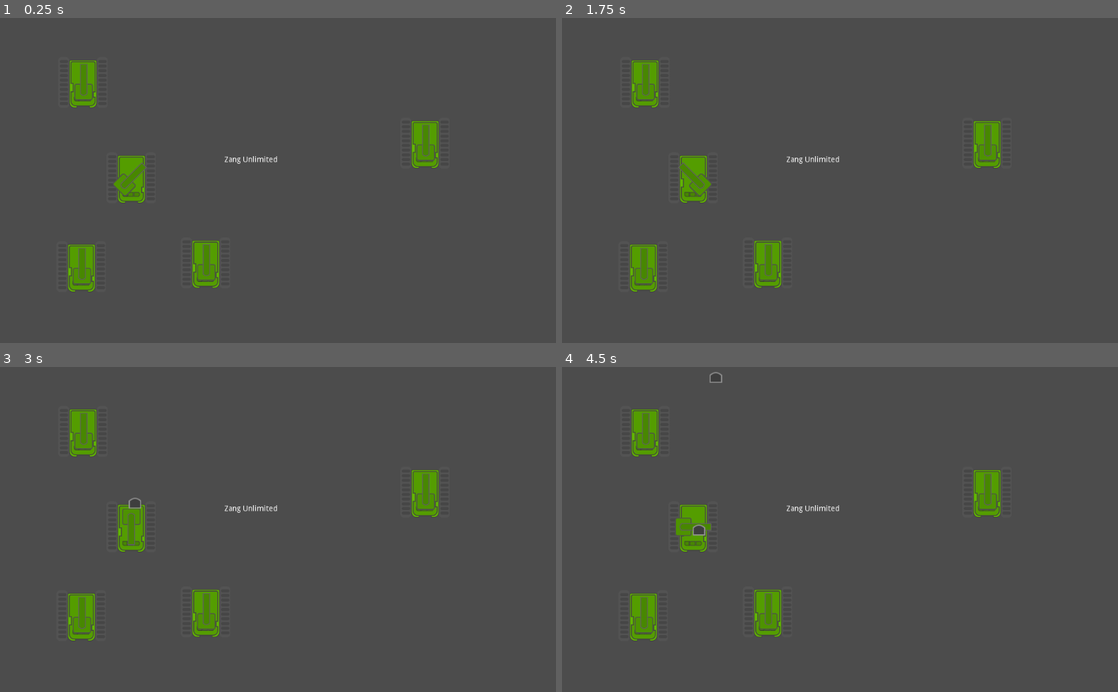
Above: before the commit, frames 1-4 (two rows, left to right).
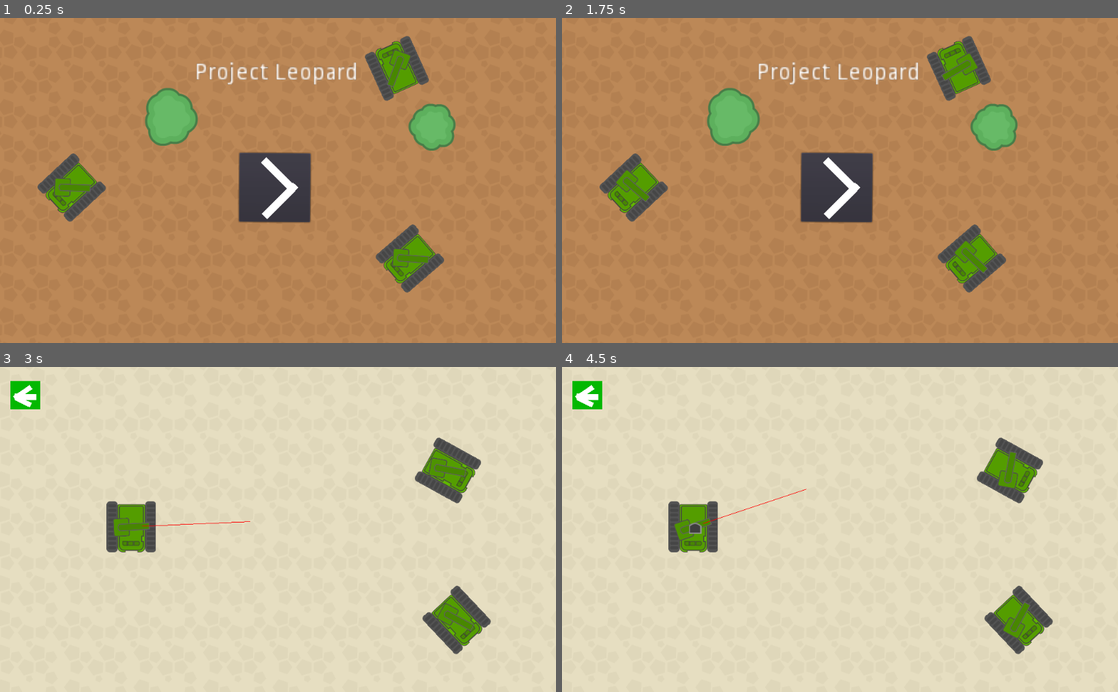
Above: after the commit, the same moments.

Repository: Moarales/GodotProjectMiniLeopard
Game: Godot game, scene res://Menu.tscn
Two runs of this game, one before a commit and one after it. Both use one fixed random seed, a clock stepped at 60 frames per second and the inputs below. Before the commit the project starts from res://MainScene.tscn.
Inputs (mouse positions are in pixels of both pictures, inside the frame that each line leads up to):
- Up to frame 1 (0.25 s): no input
- Up to frame 2 (1.75 s): click (840, 190) at 0.52 s; click (589, 47) at 1.27 s
- Up to frame 3 (3 s): click (272, 536) at 2.02 s; move the mouse to (400, 513) at 2.77 s
- Up to frame 4 (4.5 s): move the mouse to (728, 545) at 3.52 s; move the mouse to (895, 458) at 4.27 s

The runs differ from the first frame. In frame 1, 96% of the frame differs, in the area x 0-100%, y 0-100%; in frame 2, 96%; in frame 3, 98%; in frame 4, 98%.

Commit message:
didn't add all items to last commit

Diff:
--- /dev/null
+++ b/BackButton.gd
@@ -0,0 +1,6 @@
+extends MenuButton
+
+
+
+func _on_MenuButton_pressed():
+	get_tree().change_scene("res://Menu.tscn")
--- a/Bullet.gd
+++ b/Bullet.gd
@@ -5,4 +5,4 @@
 	Input.get_gyroscope()
 	var gyroVector = Input.get_gyroscope()
 	var direction =  Vector2(gyroVector.y,gyroVector.x);
-	add_force(direction,direction*10)
+	add_force(direction,direction*50)
--- a/Bullet.tscn
+++ b/Bullet.tscn
@@ -6,6 +6,7 @@
 [sub_resource type="RectangleShape2D" id=1]
 
 [node name="Bullet" type="RigidBody2D"]
+mass = 2.0
 script = ExtResource( 2 )
 
 [node name="CollisionShape2D" type="CollisionShape2D" parent="."]
--- /dev/null
+++ b/EnemyTank.tscn
@@ -0,0 +1,32 @@
+[gd_scene load_steps=6 format=2]
+
+[ext_resource path="res://Tank/GunTurret.png" type="Texture" id=1]
+[ext_resource path="res://Tank/Tank.png" type="Texture" id=2]
+[ext_resource path="res://EnemyTank.gd" type="Script" id=3]
+[ext_resource path="res://TowerAnim.gd" type="Script" id=4]
+
+[sub_resource type="RectangleShape2D" id=1]
+extents = Vector2( 93, 95 )
+
+[node name="EnemyTank4" type="Sprite"]
+position = Vector2( 293, 215 )
+scale = Vector2( 0.5, 0.5 )
+texture = ExtResource( 2 )
+
+[node name="Sprite2" type="Sprite" parent="."]
+position = Vector2( 2, -2 )
+texture = ExtResource( 1 )
+script = ExtResource( 4 )
+
+[node name="TipGun" type="Node2D" parent="Sprite2"]
+position = Vector2( 0, -40 )
+
+[node name="BaseGun" type="Node2D" parent="Sprite2"]
+position = Vector2( 0, 30 )
+
+[node name="Area2D" type="Area2D" parent="."]
+script = ExtResource( 3 )
+
+[node name="CollisionShape2D" type="CollisionShape2D" parent="Area2D"]
+position = Vector2( 1, -1 )
+shape = SubResource( 1 )
--- /dev/null
+++ b/Game.tscn
@@ -0,0 +1,127 @@
+[gd_scene load_steps=11 format=2]
+
+[ext_resource path="res://Tank/march.ogg" type="AudioStream" id=1]
+[ext_resource path="res://Tank/Kenney_topdownTanks/PNG/Environment/sand.png" type="Texture" id=2]
+[ext_resource path="res://Tank/GunTurret.png" type="Texture" id=3]
+[ext_resource path="res://Tank/Tank.png" type="Texture" id=4]
+[ext_resource path="res://EnemyTank.tscn" type="PackedScene" id=5]
+[ext_resource path="res://WallScript.gd" type="Script" id=6]
+[ext_resource path="res://PlayerGunTurret.gd" type="Script" id=7]
+[ext_resource path="res://BackButton.gd" type="Script" id=8]
+[ext_resource path="res://TargetIndicator.gd" type="Script" id=9]
+
+[sub_resource type="RectangleShape2D" id=2]
+extents = Vector2( 29.5, 566.046 )
+
+[node name="MainScene" type="Label"]
+margin_left = 413.0
+margin_top = 255.0
+margin_right = 511.0
+margin_bottom = 269.0
+text = "Zang Unlimited"
+
+[node name="TextureRect" type="TextureRect" parent="."]
+margin_left = -527.0
+margin_top = -341.0
+margin_right = 810.0
+margin_bottom = 466.0
+texture = ExtResource( 2 )
+stretch_mode = 2
+
+[node name="ColorRect4" type="ColorRect" parent="."]
+margin_left = -394.0
+margin_top = -229.0
+margin_right = -339.0
+margin_bottom = -177.0
+color = Color( 0.0156863, 0.72549, 0.00784314, 1 )
+
+[node name="ColorRect" type="ColorRect" parent="ColorRect4"]
+margin_left = 8.0
+margin_top = 23.0
+margin_right = 48.0
+margin_bottom = 34.0
+rect_rotation = 2.15358
+
+[node name="ColorRect3" type="ColorRect" parent="ColorRect4"]
+margin_left = 12.0
+margin_top = 27.0
+margin_right = 43.0
+margin_bottom = 36.0
+rect_rotation = 25.9882
+
+[node name="ColorRect2" type="ColorRect" parent="ColorRect4"]
+margin_left = 5.0
+margin_top = 28.0
+margin_right = 42.0
+margin_bottom = 37.0
+rect_rotation = -33.9703
+
+[node name="MenuButton" type="MenuButton" parent="ColorRect4"]
+margin_right = 55.0
+margin_bottom = 52.0
+rect_rotation = 0.392842
+script = ExtResource( 8 )
+
+[node name="PlayerTank" type="Sprite" parent="."]
+position = Vector2( -171, 40 )
+scale = Vector2( 0.5, 0.5 )
+texture = ExtResource( 4 )
+
+[node name="Sprite" type="Sprite" parent="PlayerTank"]
+rotation = 1.5708
+texture = ExtResource( 3 )
+script = ExtResource( 7 )
+
+[node name="TipGun" type="Node2D" parent="PlayerTank/Sprite"]
+position = Vector2( 0, -40 )
+rotation = 0.00796225
+script = ExtResource( 9 )
+
+[node name="BaseGun" type="Node2D" parent="PlayerTank/Sprite"]
+position = Vector2( 0, 30 )
+
+[node name="EnemyTank4" parent="." instance=ExtResource( 5 )]
+position = Vector2( 428, 212 )
+rotation = -0.754752
+
+[node name="EnemyTank5" parent="." instance=ExtResource( 5 )]
+position = Vector2( 412, -64 )
+rotation = -1.06589
+
+[node name="Walls" type="Node" parent="."]
+
+[node name="Area2D" type="Area2D" parent="Walls"]
+script = ExtResource( 6 )
+
+[node name="CollisionShape2D" type="CollisionShape2D" parent="Walls/Area2D"]
+position = Vector2( 562.904, -30.9172 )
+rotation = 1.56594
+shape = SubResource( 2 )
+
+[node name="Area2D4" type="Area2D" parent="Walls"]
+script = ExtResource( 6 )
+
+[node name="CollisionShape2D" type="CollisionShape2D" parent="Walls/Area2D4"]
+position = Vector2( 560.904, 620.083 )
+rotation = 1.56594
+shape = SubResource( 2 )
+
+[node name="Area2D3" type="Area2D" parent="Walls"]
+script = ExtResource( 6 )
+
+[node name="CollisionShape2D" type="CollisionShape2D" parent="Walls/Area2D3"]
+position = Vector2( 1057.5, 331 )
+shape = SubResource( 2 )
+
+[node name="Area2D2" type="Area2D" parent="Walls"]
+script = ExtResource( 6 )
+
+[node name="CollisionShape2D" type="CollisionShape2D" parent="Walls/Area2D2"]
+position = Vector2( -29.5, 295 )
+shape = SubResource( 2 )
+
+[node name="AudioStreamPlayer" type="AudioStreamPlayer" parent="."]
+stream = ExtResource( 1 )
+autoplay = true
+
+[connection signal="pressed" from="ColorRect4/MenuButton" to="ColorRect4/MenuButton" method="_on_MenuButton_pressed"]
--- a/MainScene.tscn
+++ /dev/null
@@ -1,155 +0,0 @@
-[gd_scene load_steps=8 format=2]
-
-[ext_resource path="res://Tank/Tank.png" type="Texture" id=1]
-[ext_resource path="res://Tank/GunTurret.png" type="Texture" id=2]
-[ext_resource path="res://PlayerGunTurret.gd" type="Script" id=3]
-[ext_resource path="res://EnemyTank.gd" type="Script" id=4]
-[ext_resource path="res://WallScript.gd" type="Script" id=5]
-
-[sub_resource type="RectangleShape2D" id=1]
-extents = Vector2( 93, 95 )
-
-[sub_resource type="RectangleShape2D" id=2]
-extents = Vector2( 29.5, 566.046 )
-
-[node name="MainScene" type="Label"]
-margin_left = 413.0
-margin_top = 255.0
-margin_right = 511.0
-margin_bottom = 269.0
-text = "Zang Unlimited"
-
-[node name="PlayerTank" type="Sprite" parent="."]
-position = Vector2( -171, 40 )
-scale = Vector2( 0.5, 0.5 )
-texture = ExtResource( 1 )
-
-[node name="Sprite" type="Sprite" parent="PlayerTank"]
-texture = ExtResource( 2 )
-script = ExtResource( 3 )
-
-[node name="TipGun" type="Node2D" parent="PlayerTank/Sprite"]
-position = Vector2( 0, -40 )
-
-[node name="BaseGun" type="Node2D" parent="PlayerTank/Sprite"]
-position = Vector2( 0, 30 )
-
-[node name="EnemyTank" type="Sprite" parent="."]
-position = Vector2( 370, -24 )
-scale = Vector2( 0.5, 0.5 )
-texture = ExtResource( 1 )
-
-[node name="Sprite2" type="Sprite" parent="EnemyTank"]
-position = Vector2( 2, -2 )
-texture = ExtResource( 2 )
-
-[node name="TipGun" type="Node2D" parent="EnemyTank/Sprite2"]
-position = Vector2( 0, -40 )
-
-[node name="BaseGun" type="Node2D" parent="EnemyTank/Sprite2"]
-position = Vector2( 0, 30 )
-
-[node name="Area2D" type="Area2D" parent="EnemyTank"]
-script = ExtResource( 4 )
-
-[node name="CollisionShape2D" type="CollisionShape2D" parent="EnemyTank/Area2D"]
-position = Vector2( 1, -1 )
-shape = SubResource( 1 )
-
-[node name="EnemyTank2" type="Sprite" parent="."]
-position = Vector2( -34, 197 )
-scale = Vector2( 0.5, 0.5 )
-texture = ExtResource( 1 )
-
-[node name="Sprite2" type="Sprite" parent="EnemyTank2"]
-position = Vector2( 2, -2 )
-texture = ExtResource( 2 )
-
-[node name="TipGun" type="Node2D" parent="EnemyTank2/Sprite2"]
-position = Vector2( 0, -40 )
-
-[node name="BaseGun" type="Node2D" parent="EnemyTank2/Sprite2"]
-position = Vector2( 0, 30 )
-
-[node name="Area2D" type="Area2D" parent="EnemyTank2"]
-script = ExtResource( 4 )
-
-[node name="CollisionShape2D" type="CollisionShape2D" parent="EnemyTank2/Area2D"]
-position = Vector2( 1, -1 )
-shape = SubResource( 1 )
-
-[node name="EnemyTank3" type="Sprite" parent="."]
-position = Vector2( -260, -136 )
-scale = Vector2( 0.5, 0.5 )
-texture = ExtResource( 1 )
-
-[node name="Sprite2" type="Sprite" parent="EnemyTank3"]
-position = Vector2( 2, -2 )
-texture = ExtResource( 2 )
-
-[node name="TipGun" type="Node2D" parent="EnemyTank3/Sprite2"]
-position = Vector2( 0, -40 )
-
-[node name="BaseGun" type="Node2D" parent="EnemyTank3/Sprite2"]
-position = Vector2( 0, 30 )
-
-[node name="Area2D" type="Area2D" parent="EnemyTank3"]
-script = ExtResource( 4 )
-
-[node name="CollisionShape2D" type="CollisionShape2D" parent="EnemyTank3/Area2D"]
-position = Vector2( 1, -1 )
-shape = SubResource( 1 )
-
-[node name="EnemyTank4" type="Sprite" parent="."]
-position = Vector2( -263, 204 )
-scale = Vector2( 0.5, 0.5 )
-texture = ExtResource( 1 )
-
-[node name="Sprite2" type="Sprite" parent="EnemyTank4"]
-position = Vector2( 2, -2 )
-texture = ExtResource( 2 )
-
-[node name="TipGun" type="Node2D" parent="EnemyTank4/Sprite2"]
-position = Vector2( 0, -40 )
-
-[node name="BaseGun" type="Node2D" parent="EnemyTank4/Sprite2"]
-position = Vector2( 0, 30 )
-
-[node name="Area2D" type="Area2D" parent="EnemyTank4"]
-script = ExtResource( 4 )
-
-[node name="CollisionShape2D" type="CollisionShape2D" parent="EnemyTank4/Area2D"]
-position = Vector2( 1, -1 )
-shape = SubResource( 1 )
-
-[node name="Walls" type="Node" parent="."]
-
-[node name="Area2D" type="Area2D" parent="Walls"]
-script = ExtResource( 5 )
-
-[node name="CollisionShape2D" type="CollisionShape2D" parent="Walls/Area2D"]
-position = Vector2( 562.904, -30.9172 )
-rotation = 1.56594
-shape = SubResource( 2 )
-
-[node name="Area2D4" type="Area2D" parent="Walls"]
-script = ExtResource( 5 )
-
-[node name="CollisionShape2D" type="CollisionShape2D" parent="Walls/Area2D4"]
-position = Vector2( 560.904, 620.083 )
-rotation = 1.56594
-shape = SubResource( 2 )
-
-[node name="Area2D3" type="Area2D" parent="Walls"]
-script = ExtResource( 5 )
-
-[node name="CollisionShape2D" type="CollisionShape2D" parent="Walls/Area2D3"]
-position = Vector2( 1057.5, 331 )
-shape = SubResource( 2 )
-
-[node name="Area2D2" type="Area2D" parent="Walls"]
-script = ExtResource( 5 )
-
-[node name="CollisionShape2D" type="CollisionShape2D" parent="Walls/Area2D2"]
-position = Vector2( -29.5, 295 )
-shape = SubResource( 2 )
--- /dev/null
+++ b/Menu.tscn
@@ -0,0 +1,90 @@
+[gd_scene load_steps=7 format=2]
+
+[ext_resource path="res://Tank/Kenney_topdownTanks/PNG/Environment/dirt.png" type="Texture" id=1]
+[ext_resource path="res://Tank/Kenney_topdownTanks/PNG/Environment/treeLarge.png" type="Texture" id=2]
+[ext_resource path="res://Tank/march.ogg" type="AudioStream" id=3]
+[ext_resource path="res://MenuButton.gd" type="Script" id=4]
+[ext_resource path="res://EnemyTank.tscn" type="PackedScene" id=5]
+[ext_resource path="res://Tank/Kenney_topdownTanks/PNG/Environment/treeSmall.png" type="Texture" id=6]
+
+[node name="Menu" type="Label"]
+margin_left = 267.0
+margin_top = 129.0
+margin_right = 307.0
+margin_bottom = 174.0
+
+[node name="TextureRect" type="TextureRect" parent="."]
+margin_left = -503.0
+margin_top = -258.0
+margin_right = 861.0
+margin_bottom = 543.0
+texture = ExtResource( 1 )
+stretch_mode = 2
+
+[node name="TextureButton" type="TextureButton" parent="."]
+margin_left = 177.0
+margin_top = 123.0
+margin_right = 305.0
+margin_bottom = 251.0
+texture_normal = ExtResource( 1 )
+script = ExtResource( 4 )
+
+[node name="Button" type="Button" parent="TextureButton"]
+margin_left = -3.0
+margin_top = -3.0
+margin_right = 128.0
+margin_bottom = 124.0
+rect_rotation = 0.419099
+
+[node name="ColorRect" type="ColorRect" parent="TextureButton"]
+margin_left = 46.0
+margin_top = 5.0
+margin_right = 128.0
+margin_bottom = 19.0
+rect_rotation = 44.9745
+
+[node name="ColorRect2" type="ColorRect" parent="TextureButton"]
+margin_left = 38.0
+margin_top = 110.0
+margin_right = 120.0
+margin_bottom = 124.0
+rect_rotation = -45.4329
+
+[node name="AudioStreamPlayer" type="AudioStreamPlayer" parent="."]
+stream = ExtResource( 3 )
+autoplay = true
+
+[node name="Label" type="Label" parent="."]
+margin_left = 92.0
+margin_top = -48.0
+margin_right = 198.0
+margin_bottom = -29.0
+rect_rotation = 0.0978504
+rect_scale = Vector2( 3, 3 )
+text = "Project Leopard "
+
+[node name="EnemyTank4" parent="." instance=ExtResource( 5 )]
+position = Vector2( -135, 184 )
+rotation = 0.819541
+
+[node name="EnemyTank5" parent="." instance=ExtResource( 5 )]
+position = Vector2( 464, -36 )
+rotation = 2.71602
+
+[node name="EnemyTank6" parent="." instance=ExtResource( 5 )]
+position = Vector2( 488, 315 )
+rotation = 0.858618
+
+[node name="Tree" type="TextureRect" parent="."]
+margin_right = 40.0
+margin_bottom = 40.0
+texture = ExtResource( 2 )
+
+[node name="Tree2" type="TextureRect" parent="."]
+margin_left = 485.0
+margin_top = 29.0
+margin_right = 572.0
+margin_bottom = 116.0
+texture = ExtResource( 6 )
+
+[connection signal="pressed" from="TextureButton/Button" to="TextureButton" method="_on_Button_pressed"]
--- /dev/null
+++ b/MenuButton.gd
@@ -0,0 +1,6 @@
+extends TextureButton
+
+
+
+func _on_Button_pressed():
+	get_tree().change_scene("res://Game.tscn")
--- a/PlayerGunTurret.gd
+++ b/PlayerGunTurret.gd
@@ -8,22 +8,15 @@
 
 func _process(delta):
 
-
-
-
-	rotation += angular_speed*delta
-
-
+	#rotation += angular_speed*delta
+	look_at(get_global_mouse_position())
+	rotation += PI/2
 
 	if timePassed > 2 :
 		shootBullet(rotation_degrees)
 		timePassed = 0;
 
-
-
 	timePassed += delta
-
-
 
 
 
@@ -38,11 +31,9 @@
 	var baseGun = get_node("BaseGun")
 
 	var direction =  Vector2(0,0);
-	direction.x = cos(rotation)
-	direction.y = sin(rotation)
 
-	var shootVector= tipGun.position - baseGun.position
-	print(shootVector)
+	direction.x = cos((rotation-90)*PI/180)
+	direction.y = sin((rotation-90)*PI/180)
 
 
 	var rigidBody = GrabedInstance.get_node("RigidBody2D")
--- /dev/null
+++ b/TargetIndicator.gd
@@ -0,0 +1,12 @@
+extends Node2D
+
+#func _ready():
+	#set_process(true)
+
+
+
+#func _process(delta):
+	#update();
+
+func _draw():
+	draw_line(get_parent().position,position*10, Color(255, 0, 0), 1)
--- /dev/null
+++ b/TowerAnim.gd
@@ -0,0 +1,9 @@
+extends Sprite
+
+var angular_speed = PI
+
+var timePassed = 0
+
+func _process(delta):
+	rotation += angular_speed*delta
+	timePassed += delta
--- a/project.godot
+++ b/project.godot
@@ -11,7 +11,7 @@
 [application]
 
 config/name="ProjectMiniLeopard"
-run/main_scene="res://MainScene.tscn"
+run/main_scene="res://Menu.tscn"
 config/icon="res://icon.png"
 
 [gui]
